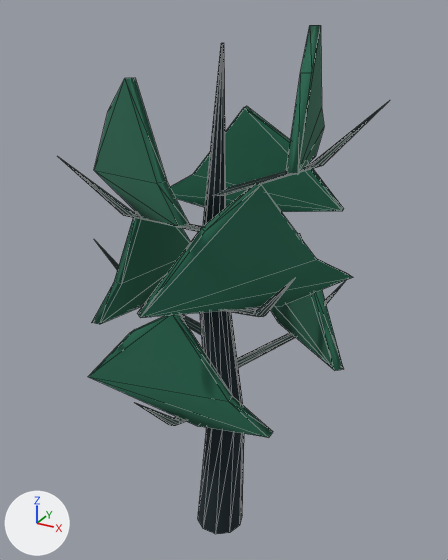
A saved change to the glTF model native/assets/style3d/prop_0_0.glb.
The view is the same before and after, from a 50 mm lens placed at (3.41, -6.07, 6.84), pointed at (-0.03, 0.18, 3.72). Lighting does not change. The marker at lower left points along +X, +Y and +Z. The older version comes first. Mesh edges are drawn as thin lines. Where no turn or scale is listed for an object, it has been applied to the vertices. Vertices at exactly the same position are counted once.

The first picture shows 'BladeFoliage', 'BladeFoliage.001', 'BladeFoliage.002', 'BladeFoliage.003', 'BladeFoliage.004', 'BladeFoliage.005', 'BladeFoliage.006', 'DeadBranch.001', 'DeadBranch.005', 'DeadBranch.006', 'TwistedTrunk' and 3 more.
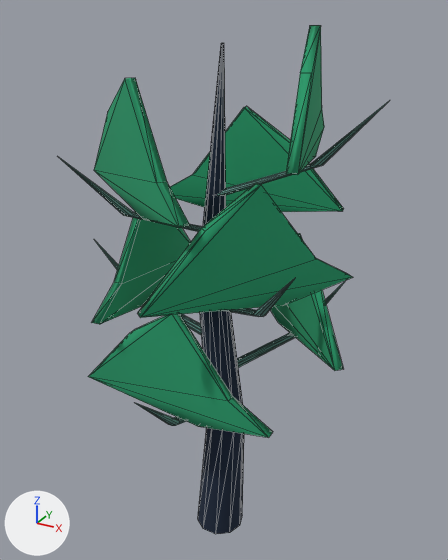
Patch to the scene script:
```diff
--- a/native/assets/style3d/prop_0_0.glb.py
+++ b/native/assets/style3d/prop_0_0.glb.py
@@ mat_paint_259b6b_0 @@
+mat_paint_259b6b_0 = principled_material('Paint_259b6b_0')
+mat_paint_259b6b_0.base_color = (0.0185, 0.328, 0.147)  # green #259b6b
+mat_paint_259b6b_0.roughness = 1.0
@@ me_bladefoliage @@
 me_bladefoliage.from_pydata(...)  # 12 vertices, 20 faces; spans x -1.3..1.2, y -0.05..0.05, z -0.18..1.2
+# me_bladefoliage part 1
+# 20 faces are deleted
+# 20 new faces join them
+# me_bladefoliage part 2: 8 faces spanning x -1.3..1.2, y -0.05..0.05, z -0.18..1.2 switch from mat_paint_246750_0 (dark green #246750) to mat_paint_259b6b_0 (green #259b6b)
@@ me_bladefoliage_001 @@
 me_bladefoliage_001.from_pydata(...)  # 12 vertices, 20 faces; spans x -0.92..1.0, y -0.92..0.85, z -0.18..1.2
+# me_bladefoliage_001 part 3
+# 20 faces are deleted
+# 20 new faces join them
+# me_bladefoliage_001 part 4: 8 faces spanning x -0.92..1.0, y -0.92..0.85, z -0.18..1.2 switch from mat_paint_246750_0 (dark green #246750) to mat_paint_259b6b_0 (green #259b6b)
@@ me_bladefoliage_002 @@
 me_bladefoliage_002.from_pydata(...)  # 12 vertices, 20 faces; spans x -0.17..0.16, y -1.2..1.3, z -0.18..1.2
+# me_bladefoliage_002 part 5
+# 20 faces are deleted
+# 20 new faces join them
+# me_bladefoliage_002 part 6: 8 faces spanning x -0.17..0.16, y -1.2..1.3, z -0.18..1.2 switch from mat_paint_246750_0 (dark green #246750) to mat_paint_259b6b_0 (green #259b6b)
@@ me_bladefoliage_003 @@
 me_bladefoliage_003.from_pydata(...)  # 12 vertices, 20 faces; spans x -0.83..0.77, y -1.07..0.99, z -0.18..1.2
+# me_bladefoliage_003 part 7
+# 20 faces are deleted
+# 20 new faces join them
+# me_bladefoliage_003 part 8: 8 faces spanning x -0.83..0.77, y -1.07..0.99, z -0.18..1.2 switch from mat_paint_246750_0 (dark green #246750) to mat_paint_259b6b_0 (green #259b6b)
@@ me_bladefoliage_004 @@
 me_bladefoliage_004.from_pydata(...)  # 12 vertices, 20 faces; spans x -1.19..1.29, y -0.26..0.28, z -0.18..1.2
+# me_bladefoliage_004 part 9
+# 20 faces are deleted
+# 20 new faces join them
+# me_bladefoliage_004 part 10: 8 faces spanning x -1.19..1.29, y -0.26..0.28, z -0.18..1.2 switch from mat_paint_246750_0 (dark green #246750) to mat_paint_259b6b_0 (green #259b6b)
@@ me_bladefoliage_005 @@
 me_bladefoliage_005.from_pydata(...)  # 12 vertices, 20 faces; spans x -1.13..1.04, y -0.69..0.74, z -0.18..1.2
+# me_bladefoliage_005 part 11
+# 20 faces are deleted
+# 20 new faces join them
+# me_bladefoliage_005 part 12: 8 faces spanning x -1.13..1.04, y -0.69..0.74, z -0.18..1.2 switch from mat_paint_246750_0 (dark green #246750) to mat_paint_259b6b_0 (green #259b6b)
@@ me_bladefoliage_006 @@
 me_bladefoliage_006.from_pydata(...)  # 12 vertices, 20 faces; spans x -0.36..0.39, y -1.27..1.17, z -0.18..1.2
+# me_bladefoliage_006 part 13
+# 20 faces are deleted
+# 20 new faces join them
+# me_bladefoliage_006 part 14: 8 faces spanning x -0.36..0.39, y -1.27..1.17, z -0.18..1.2 switch from mat_paint_246750_0 (dark green #246750) to mat_paint_259b6b_0 (green #259b6b)
```

Location of each change, [x1, y1, x2, y2] in pixels of the pictures (448 x 560 px; the box of a moved part takes in the faces that stretch with it):
part 1 of me_bladefoliage, moved or reshaped
    both: [132, 314, 273, 437]
part 2 of me_bladefoliage, recoloured (dark green to green)
    both: [88, 315, 268, 437]
part 3 of me_bladefoliage_001, moved or reshaped
    both: [297, 233, 343, 371]
part 4 of me_bladefoliage_001, recoloured (dark green to green)
    both: [270, 293, 335, 370]
part 5 of me_bladefoliage_002, moved or reshaped
    both: [91, 212, 141, 324]
part 6 of me_bladefoliage_002, recoloured (dark green to green)
    both: [100, 219, 191, 324]
part 7 of me_bladefoliage_003, moved or reshaped
    both: [137, 183, 349, 318]
part 8 of me_bladefoliage_003, recoloured (dark green to green)
    both: [141, 185, 352, 318]
part 9 of me_bladefoliage_004, moved or reshaped
    both: [174, 106, 344, 211]
part 10 of me_bladefoliage_004, recoloured (dark green to green)
    both: [170, 108, 342, 212]
part 11 of me_bladefoliage_005, moved or reshaped
    both: [125, 78, 190, 228]
part 12 of me_bladefoliage_005, recoloured (dark green to green)
    both: [94, 79, 179, 227]
part 13 of me_bladefoliage_006, moved or reshaped
    both: [286, 25, 321, 175]
part 14 of me_bladefoliage_006, recoloured (dark green to green)
    both: [298, 27, 324, 174]
